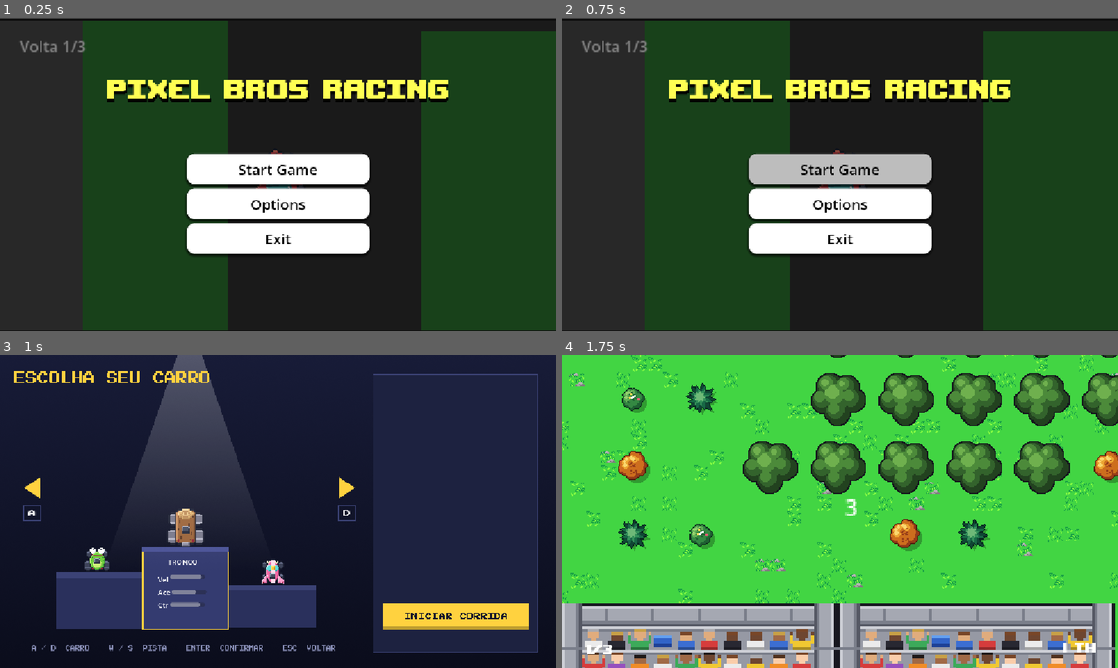
Above: before the commit, frames 1-4 (two rows, left to right).
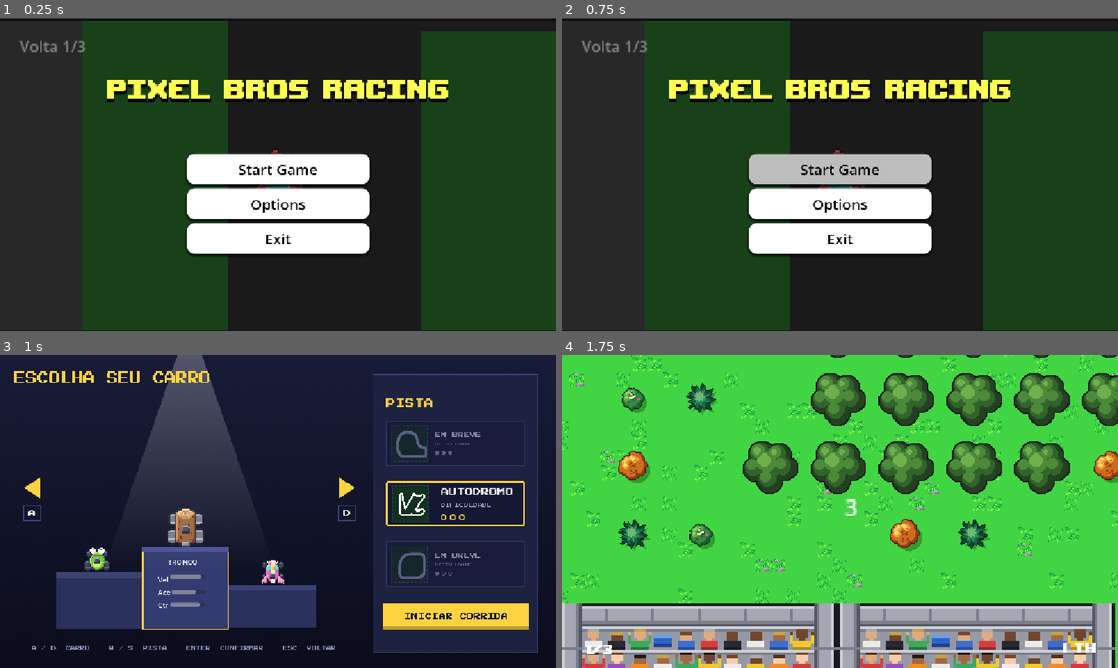
Above: after the commit, the same moments.

Repository: Blue-Raccoon-Interactive/Pixel-Bros-Racing
Game: Godot game, scene res://scenes/main/main_menu.tscn
Same seed, same stepped clock (60 frames per second), same inputs: the game is played once before the commit and once after it.
Inputs (mouse positions are in pixels of both pictures, inside the frame that each line leads up to):
- Up to frame 1 (0.25 s): no input
- Up to frame 2 (0.75 s): click "Start Game" at 0.5 s
- Up to frame 3 (1 s): no input
- Up to frame 4 (1.75 s): click (1017, 614) at 1.25 s

Frames 1-2 are identical in both runs. In frame 3, 2.9% of the frame differs, in the area x 5-95%, y 13-95%; in frame 4, nothing differs.

Commit message:
Update track-panel

Diff:
--- a/scenes/ui/selection.tscn
+++ b/scenes/ui/selection.tscn
@@ -12,6 +12,14 @@
 [ext_resource type="Texture2D" uid="uid://dgkuxegf4dahm" path="res://assets/sprites/ui/Dicas de teclas.png" id="10_xvrlp"]
 [ext_resource type="Texture2D" uid="uid://tmdwrvwhth4m" path="res://assets/sprites/ui/Título.png" id="11_rv2dv"]
 [ext_resource type="Texture2D" uid="uid://7pr4rpsd7u0p" path="res://assets/sprites/ui/Botão iniciar corrida.png" id="12_tkd11"]
+[ext_resource type="Texture2D" uid="uid://cspvao7bscaca" path="res://assets/sprites/ui/menu/CardSelecionado.png" id="13_kg04y"]
+[ext_resource type="Texture2D" uid="uid://dhf6gdyewd08n" path="res://assets/sprites/ui/menu/Título do painel.png" id="13_p5i3b"]
+[ext_resource type="Texture2D" uid="uid://ckh4efnducisl" path="res://assets/sprites/ui/menu/EmbrePista3.png" id="14_hagc0"]
+[ext_resource type="Texture2D" uid="uid://36vjphg5hyi6" path="res://assets/sprites/tracks/track01_miniatura.png" id="15_p5i3b"]
+[ext_resource type="Texture2D" uid="uid://csnwsmek8pnne" path="res://assets/sprites/ui/menu/Info.png" id="16_5wqem"]
+[ext_resource type="Texture2D" uid="uid://bqurgegad6toa" path="res://assets/sprites/ui/menu/Pista 1 - Autódromo.png" id="17_hagc0"]
+
+[sub_resource type="StyleBoxEmpty" id="StyleBoxEmpty_p5i3b"]
 
 [node name="Selection" type="Control" unique_id=1462546679]
 layout_mode = 3
@@ -203,12 +211,15 @@
 texture = ExtResource("9_tkd11")
 
 [node name="Tips" type="TextureRect" parent="." unique_id=2102297495]
+texture_filter = 1
 layout_mode = 0
 offset_left = 66.0
 offset_top = 601.0
 offset_right = 696.0
 offset_bottom = 613.0
 texture = ExtResource("10_xvrlp")
+expand_mode = 1
+stretch_mode = 5
 
 [node name="Title" type="TextureRect" parent="." unique_id=1495724397]
 layout_mode = 0
@@ -232,4 +243,83 @@
 [node name="AudioStreamPlayer" type="AudioStreamPlayer" parent="." unique_id=1106392156]
 bus = &"SFX"
 
+[node name="TrackPainel" type="PanelContainer" parent="." unique_id=1138054023]
+layout_mode = 0
+offset_left = 800.0
+offset_top = 66.0
+offset_right = 1088.0
+offset_bottom = 483.0
+theme_override_styles/panel = SubResource("StyleBoxEmpty_p5i3b")
+
+[node name="MarginContainer" type="MarginContainer" parent="TrackPainel" unique_id=399811424]
+layout_mode = 2
+
+[node name="VBoxContainer" type="VBoxContainer" parent="TrackPainel/MarginContainer" unique_id=949515052]
+layout_mode = 2
+size_flags_vertical = 8
+theme_override_constants/separation = 25
+alignment = 1
+
+[node name="Title" type="TextureRect" parent="TrackPainel/MarginContainer/VBoxContainer" unique_id=811833548]
+custom_minimum_size = Vector2(30, 18)
+layout_mode = 2
+texture = ExtResource("13_p5i3b")
+expand_mode = 1
+stretch_mode = 4
+
+[node name="Embreve" type="TextureRect" parent="TrackPainel/MarginContainer/VBoxContainer" unique_id=1689596657]
+custom_minimum_size = Vector2(100, 100)
+layout_mode = 2
+texture = ExtResource("14_hagc0")
+expand_mode = 1
+stretch_mode = 5
+
+[node name="CardSelect" type="TextureRect" parent="TrackPainel/MarginContainer/VBoxContainer" unique_id=1276413619]
+custom_minimum_size = Vector2(100, 100)
+layout_mode = 2
+texture = ExtResource("13_kg04y")
+expand_mode = 1
+stretch_mode = 5
+
+[node name="Track_mini" type="TextureRect" parent="TrackPainel/MarginContainer/VBoxContainer/CardSelect" unique_id=210813314]
+layout_mode = 1
+anchors_preset = 4
+anchor_top = 0.5
+anchor_bottom = 0.5
+offset_left = 24.0
+offset_top = -29.0
+offset_right = 83.0
+offset_bottom = 29.0
+grow_vertical = 2
+texture = ExtResource("15_p5i3b")
+expand_mode = 1
+stretch_mode = 5
+
+[node name="Info" type="TextureRect" parent="TrackPainel/MarginContainer/VBoxContainer/CardSelect" unique_id=493444048]
+texture_filter = 1
+custom_minimum_size = Vector2(40, 40)
+layout_mode = 1
+anchors_preset = 6
+anchor_left = 1.0
+anchor_top = 0.5
+anchor_right = 1.0
+anchor_bottom = 0.5
+offset_left = -175.0
+offset_top = -33.0
+offset_right = -49.0
+offset_bottom = 23.0
+grow_horizontal = 0
+grow_vertical = 2
+scale = Vector2(1.2, 1.2)
+texture = ExtResource("16_5wqem")
+expand_mode = 1
+stretch_mode = 5
+
+[node name="Embreve2" type="TextureRect" parent="TrackPainel/MarginContainer/VBoxContainer" unique_id=1812590135]
+custom_minimum_size = Vector2(100, 100)
+layout_mode = 2
+texture = ExtResource("17_hagc0")
+expand_mode = 1
+stretch_mode = 5
+
 [connection signal="pressed" from="StartButton" to="." method="_on_start_button_pressed"]
Binary file added: assets/sprites/tracks/track01_miniatura.png
Not shown, added: assets/sprites/tracks/track01_miniatura.png.import
Binary file added: assets/sprites/ui/menu/CardSelecionado.png
Not shown, added: assets/sprites/ui/menu/CardSelecionado.png.import
Binary file added: assets/sprites/ui/menu/EmbrePista3.png
Not shown, added: assets/sprites/ui/menu/EmbrePista3.png.import
Binary file added: assets/sprites/ui/menu/Info.png
Not shown, added: assets/sprites/ui/menu/Info.png.import
Binary file added: assets/sprites/ui/menu/Pista 1 - Autódromo.png
Not shown, added: assets/sprites/ui/menu/Pista 1 - Autódromo.png.import
Binary file added: assets/sprites/ui/menu/Título do painel.png
Not shown, added: assets/sprites/ui/menu/Título do painel.png.import
